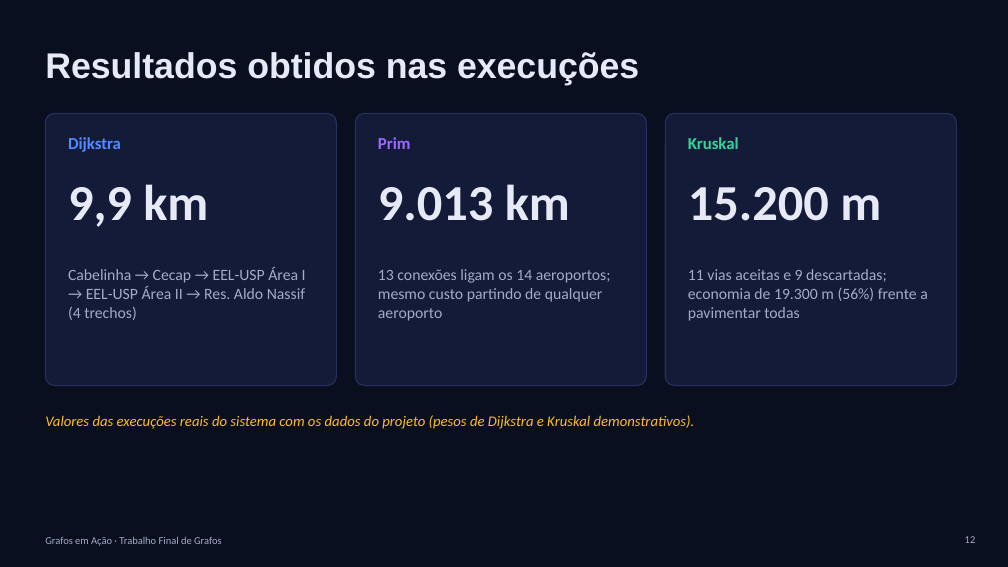
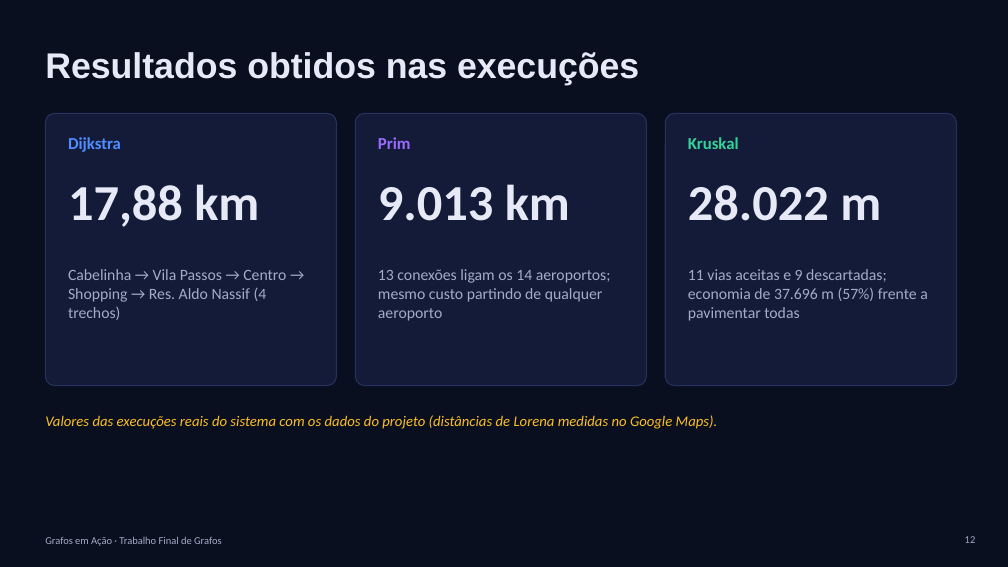
Before and after one commit to Martonidaz/Grafos-em-Acao, a slide deck: slide 12 of docs/Grafos_em_Acao_Apresentacao.pptx. Drawn at 1008x567 pixels with LibreOffice and Linux fonts; fonts in the diff are those of the drawing. Boxes give left, top, right and bottom in pixels: in the first picture for what was removed or moved away, otherwise in the second. Text is boxed around its words. In the diff, an @@ line names an element or a change of style, - is before the commit and + after.

Commit message:
Atualiza a apresentação com os dados reais
Slides 3, 5, 7, 12, 13 e 15: critério do peso (rota de carro no Google
Maps), avisos sem "demonstrativo", novos resultados (Dijkstra 17,88 km
Cabelinha -> Vila Passos -> Centro -> Shopping -> Aldo Nassif; Kruskal
28.022 m, economia de 37.696 m / 57%), 43 testes com pytest e a
referência da Buser trocada pelo Google Maps.

Capturas novas (com o player dentro do cartão do grafo) nos slides 5, 7,
8 e 9, encaixadas sem distorcer; docs/capturas atualizado para o README.

```diff
--- a/docs/Grafos_em_Acao_Apresentacao.pptx
+++ b/docs/Grafos_em_Acao_Apresentacao.pptx
@@ text at (x1=68, y1=184, x2=259, y2=227): text changed @@
-9,9 km
+17,88 km
@@ text at (x1=688, y1=185, x2=881, y2=221): text changed @@
-15.200 m
+28.022 m
@@ text at (x1=68, y1=269, x2=286, y2=320): text changed @@
-Cabelinha → Cecap → EEL-USP Área I → EEL-USP Área II → Res. Aldo Nassif (4 trechos)
+Cabelinha → Vila Passos → Centro → Shopping → Res. Aldo Nassif (4 trechos)
@@ text at (x1=688, y1=269, x2=928, y2=321): text changed @@
-11 vias aceitas e 9 descartadas; economia de 19.300 m (56%) frente a pavimentar todas
+11 vias aceitas e 9 descartadas; economia de 37.696 m (57%) frente a pavimentar todas
@@ text at (x1=45, y1=415, x2=718, y2=429): text changed @@
-Valores das execuções reais do sistema com os dados do projeto (pesos de Dijkstra e Kruskal demonstrativos).
+Valores das execuções reais do sistema com os dados do projeto (distâncias de Lorena medidas no Google Maps).
```
Also in this commit, not shown: 7 other slides changed, 2 other files.
